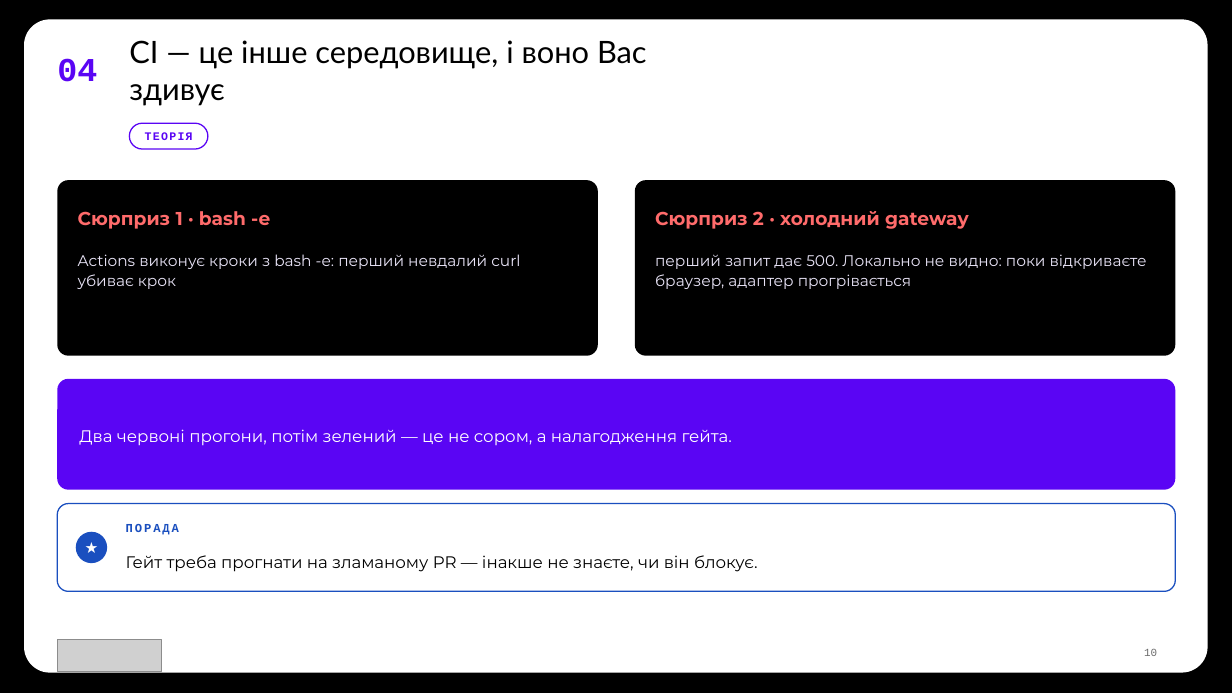
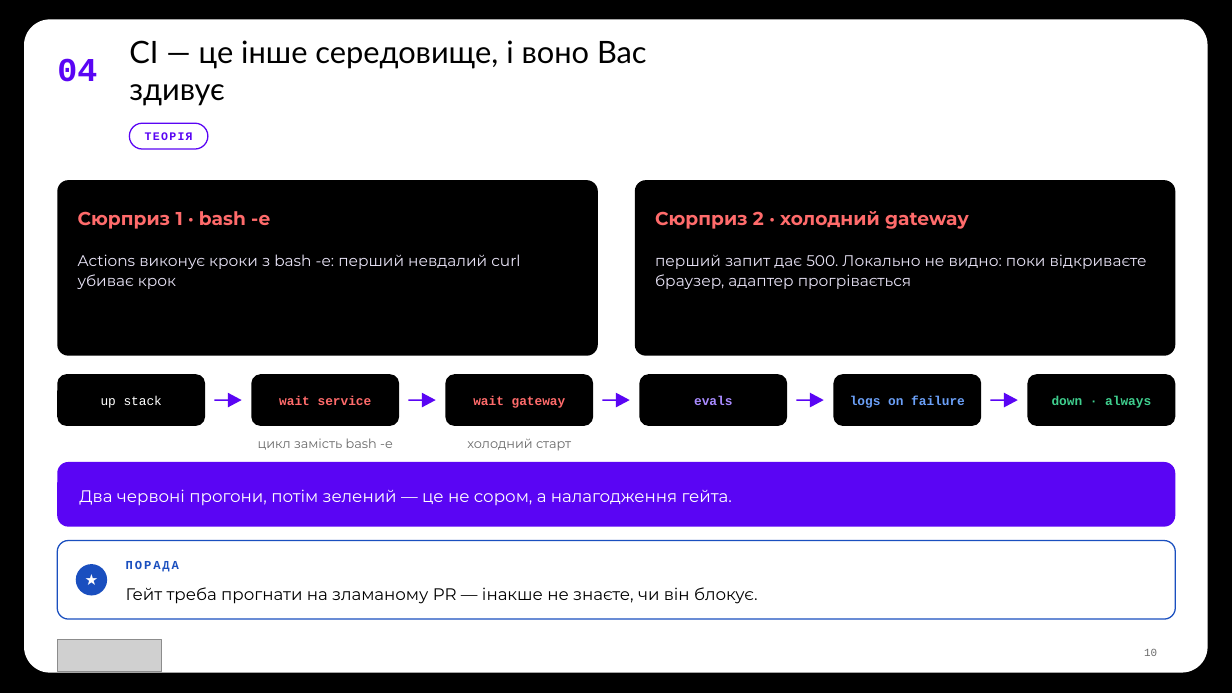
Before and after one commit to TarasFedorenkoFTV/llmops-bootcamp, a slide deck: slide 10 of docs/decks/L11.pptx. Drawn at 1232x693 pixels with LibreOffice and Linux fonts; fonts in the diff are those of the drawing; grey boxes stand for pictures; background and template pictures are left out. Boxes give left, top, right and bottom in pixels: in the first picture for what was removed or moved away, otherwise in the second. Text is boxed around its words. In the diff, an @@ line names an element or a change of style, - is before the commit and + after.

```diff
--- a/docs/decks/L11.pptx
+++ b/docs/decks/L11.pptx
@@ rounded rectangle added at [57, 374, 205, 426], fill #000000 @@
@@ rounded rectangle added at [251, 374, 399, 426], fill #000000 @@
@@ rounded rectangle added at [445, 374, 593, 426], fill #000000 @@
@@ rounded rectangle added at [640, 374, 787, 426], fill #000000 @@
@@ rounded rectangle added at [834, 374, 982, 426], fill #000000 @@
@@ rounded rectangle added at [1028, 374, 1176, 426], fill #000000 @@
@@ text added at [101, 395, 162, 408], 10 pt, text #FFFFFF @@
+up stack
@@ line added from (214, 400) to (231, 400), #5A05F4 1.25 pt @@
@@ triangle added at [228, 392, 242, 407], fill #5A05F4 @@
@@ text added at [279, 395, 372, 405], 10 pt, text #FF6B6B, bold @@
+wait service
@@ line added from (409, 400) to (425, 400), #5A05F4 1.25 pt @@
@@ triangle added at [422, 392, 436, 407], fill #5A05F4 @@
@@ text added at [473, 395, 566, 408], 10 pt, text #FF6B6B, bold @@
+wait gateway
@@ line added from (603, 400) to (619, 400), #5A05F4 1.25 pt @@
@@ triangle added at [616, 392, 630, 407], fill #5A05F4 @@
@@ text added at [694, 395, 732, 405], 10 pt, text #A98BFF, bold @@
+evals
@@ line added from (797, 400) to (813, 400), #5A05F4 1.25 pt @@
@@ triangle added at [810, 392, 824, 407], fill #5A05F4 @@
@@ text added at [850, 395, 965, 408], 10 pt, text #6BA0F8, bold @@
+logs on failure
@@ line added from (991, 400) to (1007, 400), #5A05F4 1.25 pt @@
@@ triangle added at [1004, 392, 1018, 407], fill #5A05F4 @@
@@ text added at [1052, 395, 1151, 408], 10 pt, text #3FCF8E, bold @@
+down · always
@@ text added at [258, 438, 393, 450], 10 pt, text #6B6B6B @@
+цикл замість bash -e
@@ text added at [467, 439, 571, 451], 10 pt, text #6B6B6B @@
+холодний старт
@@ rounded rectangle at [57, 462, 1176, 527]: proportions changed @@
@@ rounded rectangle: place and size @@
-rounded rectangle at [57, 379, 1176, 490]
+rounded rectangle at [57, 462, 1176, 527]
@@ text "Два червоні прогони, потім зелений ...": place and size @@
-text "Два червоні прогони, потім зелений ..." at [79, 429, 732, 446]
+text "Два червоні прогони, потім зелений ..." at [79, 489, 732, 506]
@@ rounded rectangle: place and size @@
-rounded rectangle at [57, 504, 1176, 592]
+rounded rectangle at [57, 541, 1176, 619]
@@ rounded rectangle at [57, 541, 1176, 619]: proportions changed @@
@@ 2 texts, 1 ellipse: place and size @@
-2 texts, 1 ellipse at [76, 524, 179, 563]
+2 texts, 1 ellipse at [76, 561, 179, 596]
@@ text "Гейт треба прогнати на зламаному ...": place and size @@
-text "Гейт треба прогнати на зламаному ..." at [126, 555, 758, 572]
+text "Гейт треба прогнати на зламаному ..." at [126, 587, 758, 604]
```
Also in this commit, not shown: 1 other slide changed, 29 other files.
